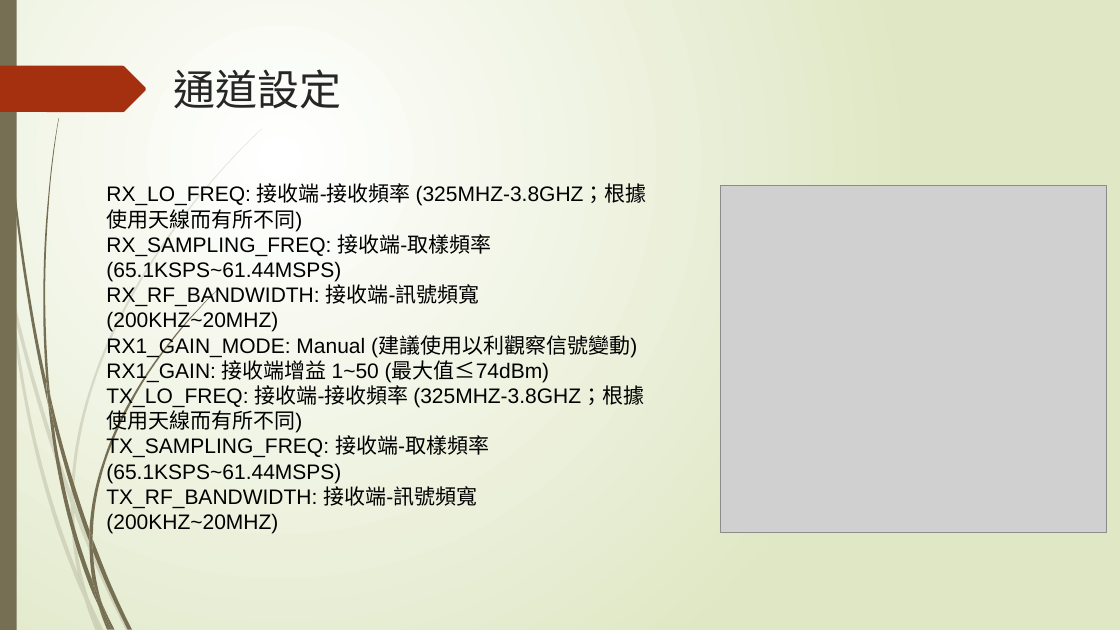
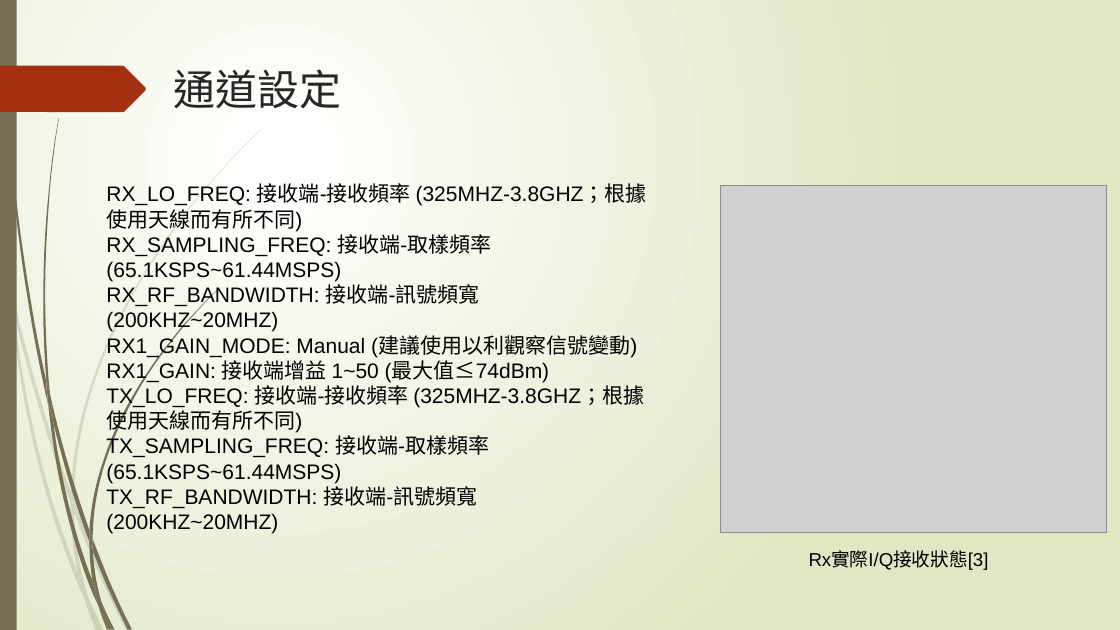
Before and after one commit to NIUWCSP/OTSM, a slide deck: slide 7 of report/以SDR實現OTSM通訊技術.pptx. Drawn at 1120x630 pixels with LibreOffice and Linux fonts; fonts in the diff are those of the drawing; grey boxes stand for pictures. Boxes give left, top, right and bottom in pixels: in the first picture for what was removed or moved away, otherwise in the second. Text is boxed around its words. In the diff, an @@ line names an element or a change of style, - is before the commit and + after.

```diff
--- a/report/以SDR實現OTSM通訊技術.pptx
+++ b/report/以SDR實現OTSM通訊技術.pptx
@@ text added at [809,551,989,570], 16 pt, text #000000 @@
+Rx實際I/Q接收狀態[3]
```
Also in this commit, not shown: 8 other slides changed, 1 slide added, 2 other files.
